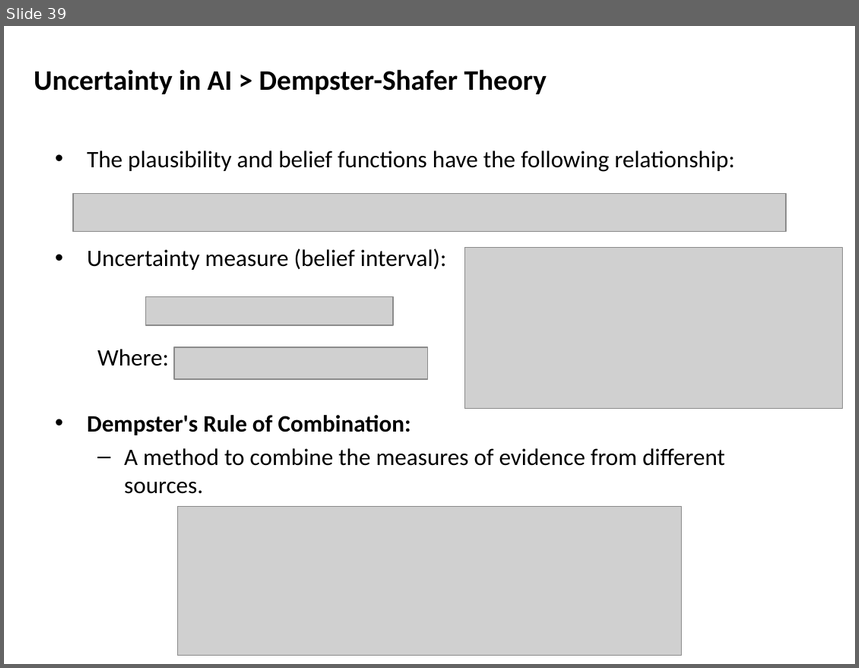
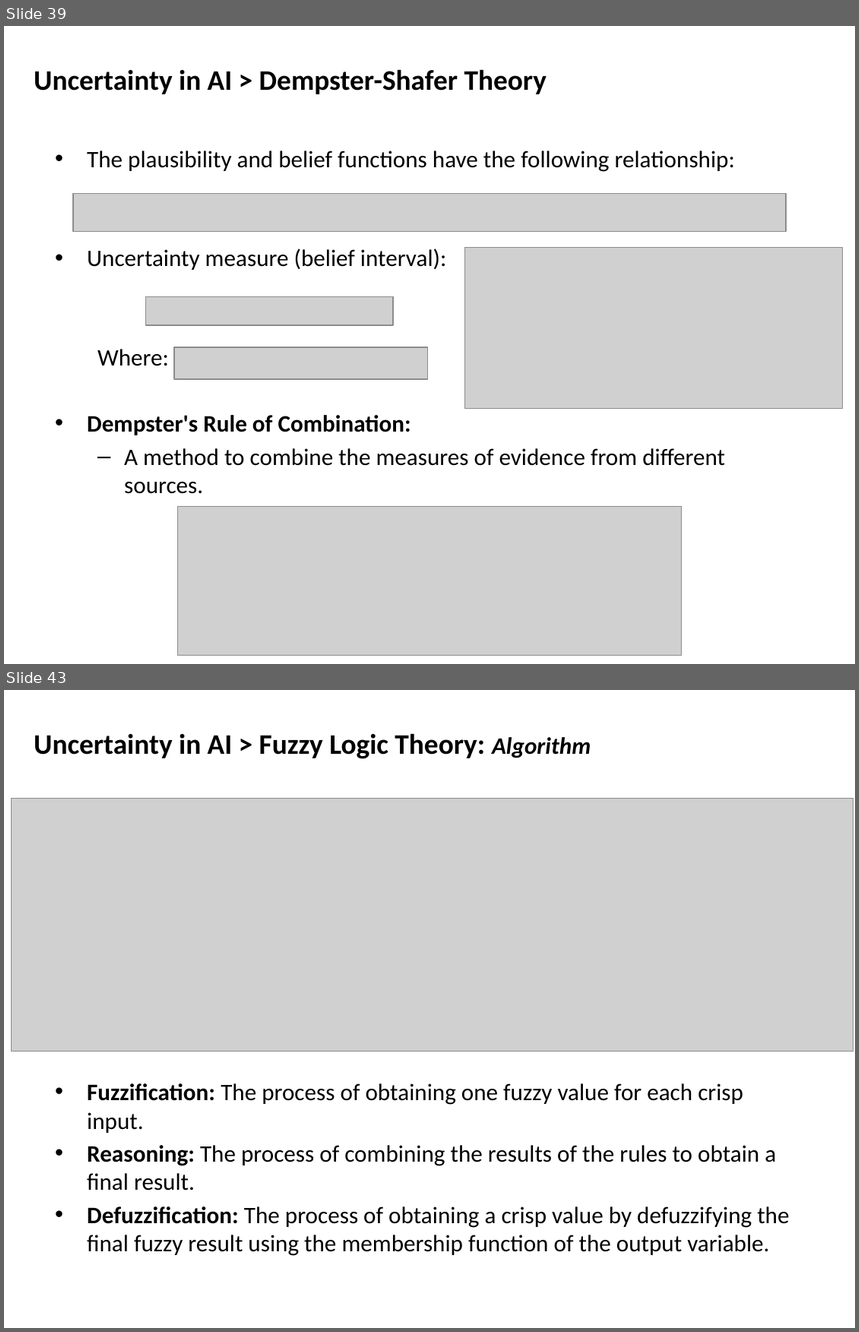
Before and after one commit to mshayganfar/CompExam1, a slide deck: presentation/PhD-comprehensive-exam.pptx. Shown one above the other, each under a label of ours: slide 39 before the commit, slides 39 and 43 after it; the slides between them are not shown. The pictures are 859x668 and 859x1332 pixels, drawn with LibreOffice and Linux fonts; fonts in the diff are those of the drawing; grey boxes stand for pictures. Boxes give left, top, right and bottom in pixels: in the first picture for what was removed or moved away, otherwise in the second. Text is boxed around its words. In the diff, an @@ line names an element or a change of style, - is before the commit and + after.

Commit message:
Fuzzy Logic
Finished Fuzzy Logic theory.

```diff
--- a/presentation/PhD-comprehensive-exam.pptx
+++ b/presentation/PhD-comprehensive-exam.pptx
@@ slide 43 added at (4, 690, 855, 1328), background #FFFFFF @@
@@ text added at (34, 733, 591, 759), 24 pt, text #000000, bold @@
+Uncertainty in AI > Fuzzy Logic Theory: Algorithm
@@ picture added at (11, 798, 853, 1052) @@
@@ text added at (87, 1084, 789, 1256), 20 pt, text #000000 @@
+• Fuzzification: The process of obtaining one fuzzy value for each crisp input.
+• Reasoning: The process of combining the results of the rules to obtain a final result.
+• Defuzzification: The process of obtaining a crisp value by defuzzifying the final fuzzy result using the membership function of the output variable.
```
Also in this commit, not shown: 4 other slides added.
